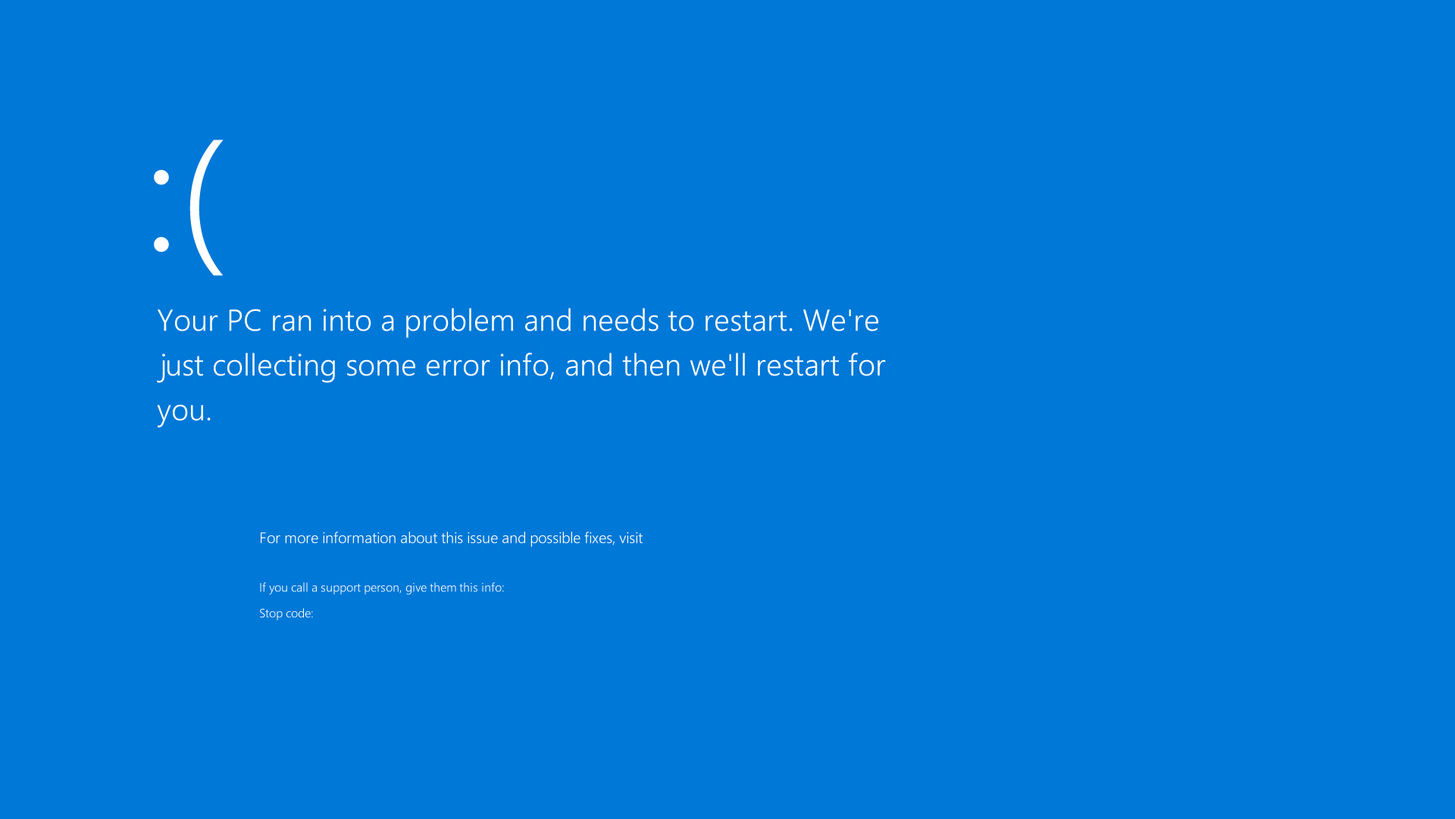
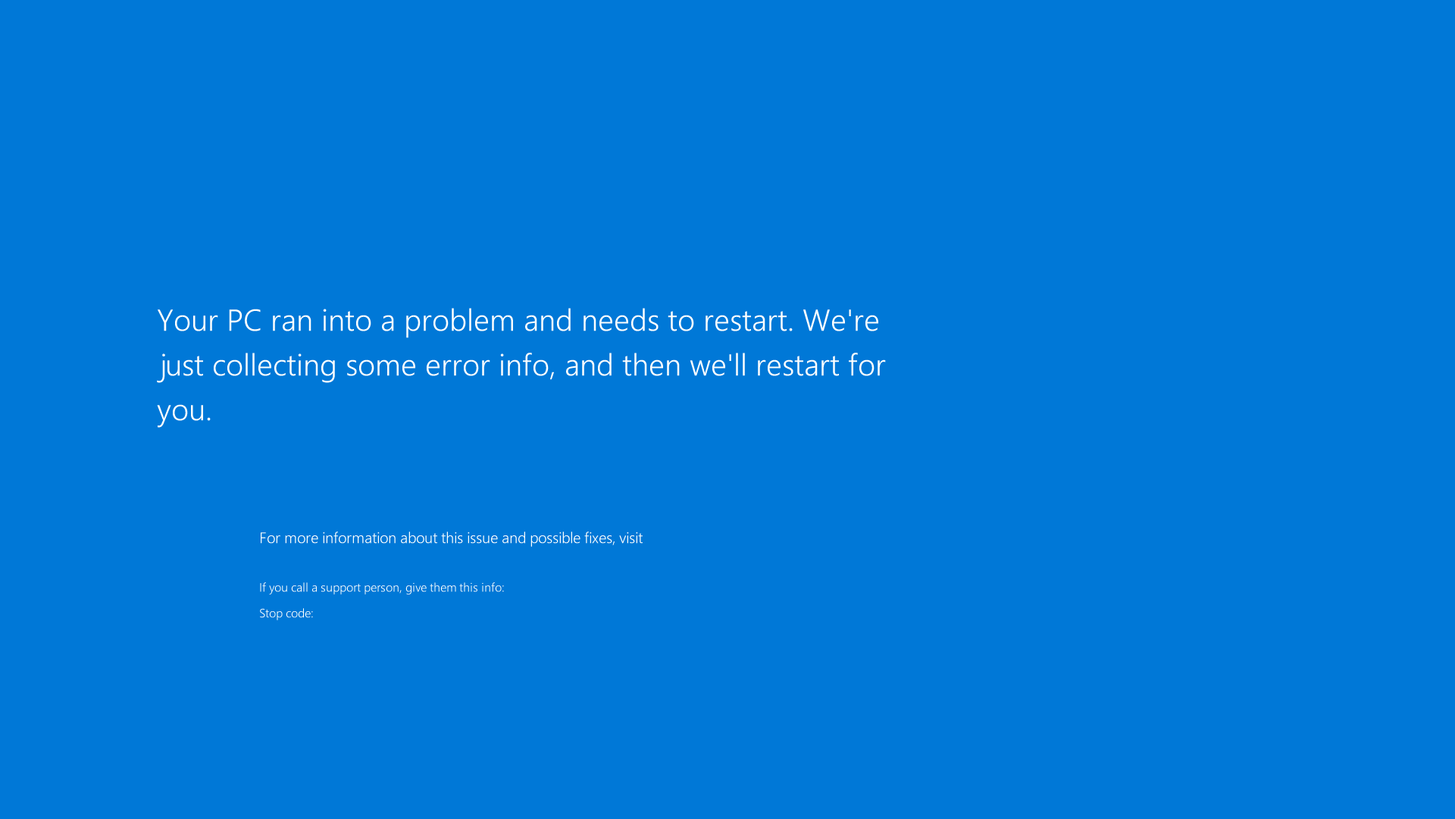
The second 1455×819 image is a revision of the first. Changes to its layers:
painted on "Layer 0" over [153, 139, 224, 276]
